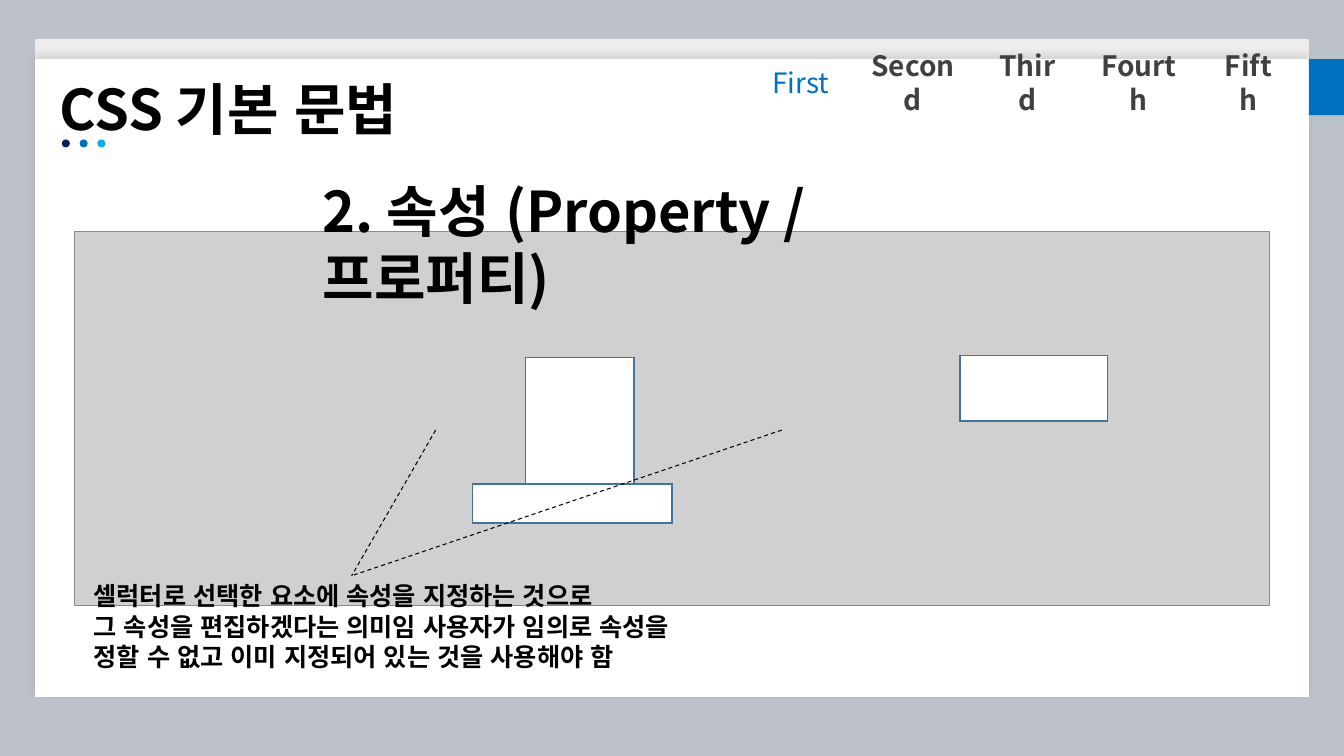
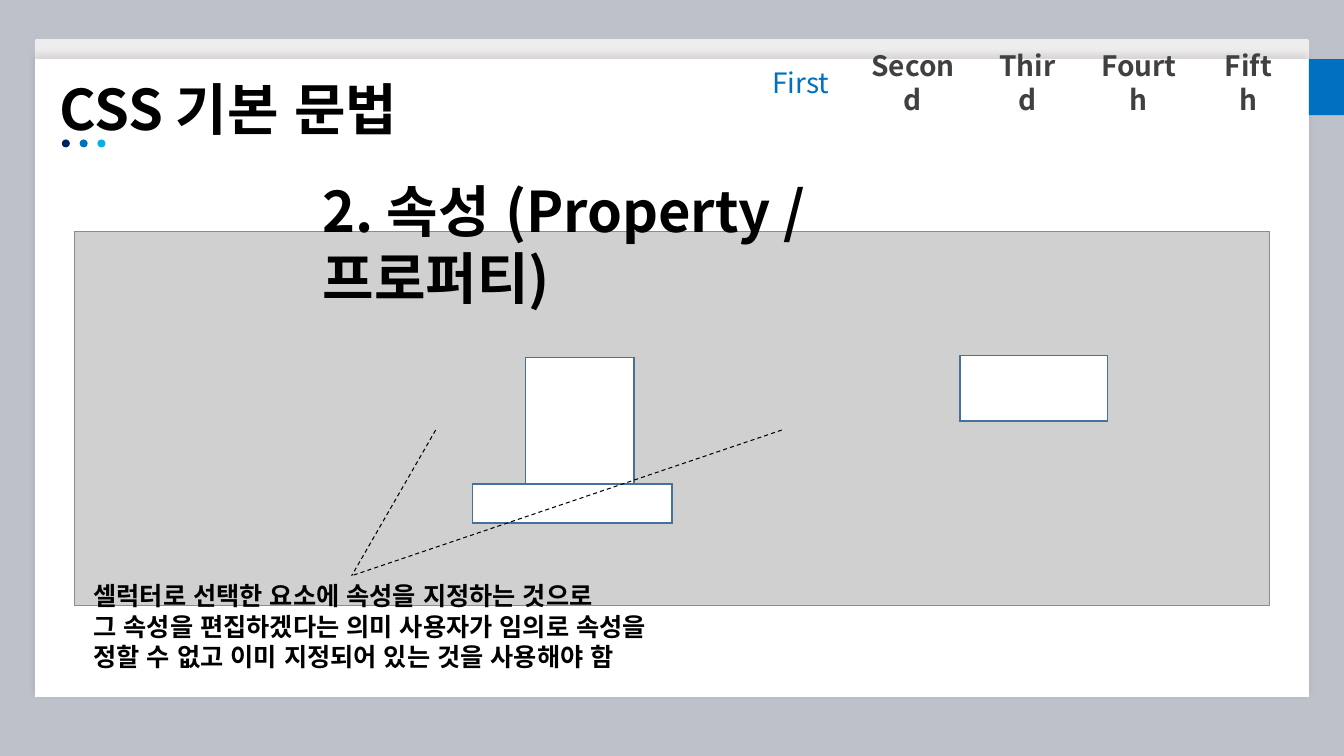
Before and after one commit to 4deld/IWOP_CSS_lectures, a slide deck: slide 5 of IWOP CSS LECTRUES/IWOP_CSS_1.pptx. Drawn at 1344x756 pixels with LibreOffice and Linux fonts; fonts in the diff are those of the drawing; grey boxes stand for pictures. Boxes give left, top, right and bottom in pixels: in the first picture for what was removed or moved away, otherwise in the second. Text is boxed around its words. In the diff, an @@ line names an element or a change of style, - is before the commit and + after.

Commit message:
final

```diff
--- a/IWOP CSS LECTRUES/IWOP_CSS_1.pptx
+++ b/IWOP CSS LECTRUES/IWOP_CSS_1.pptx
@@ text at <box>94,615,646,639</box>: text changed @@
-그 속성을 편집하겠다는 의미임 사용자가 임의로 속성을
+그 속성을 편집하겠다는 의미 사용자가 임의로 속성을
```
